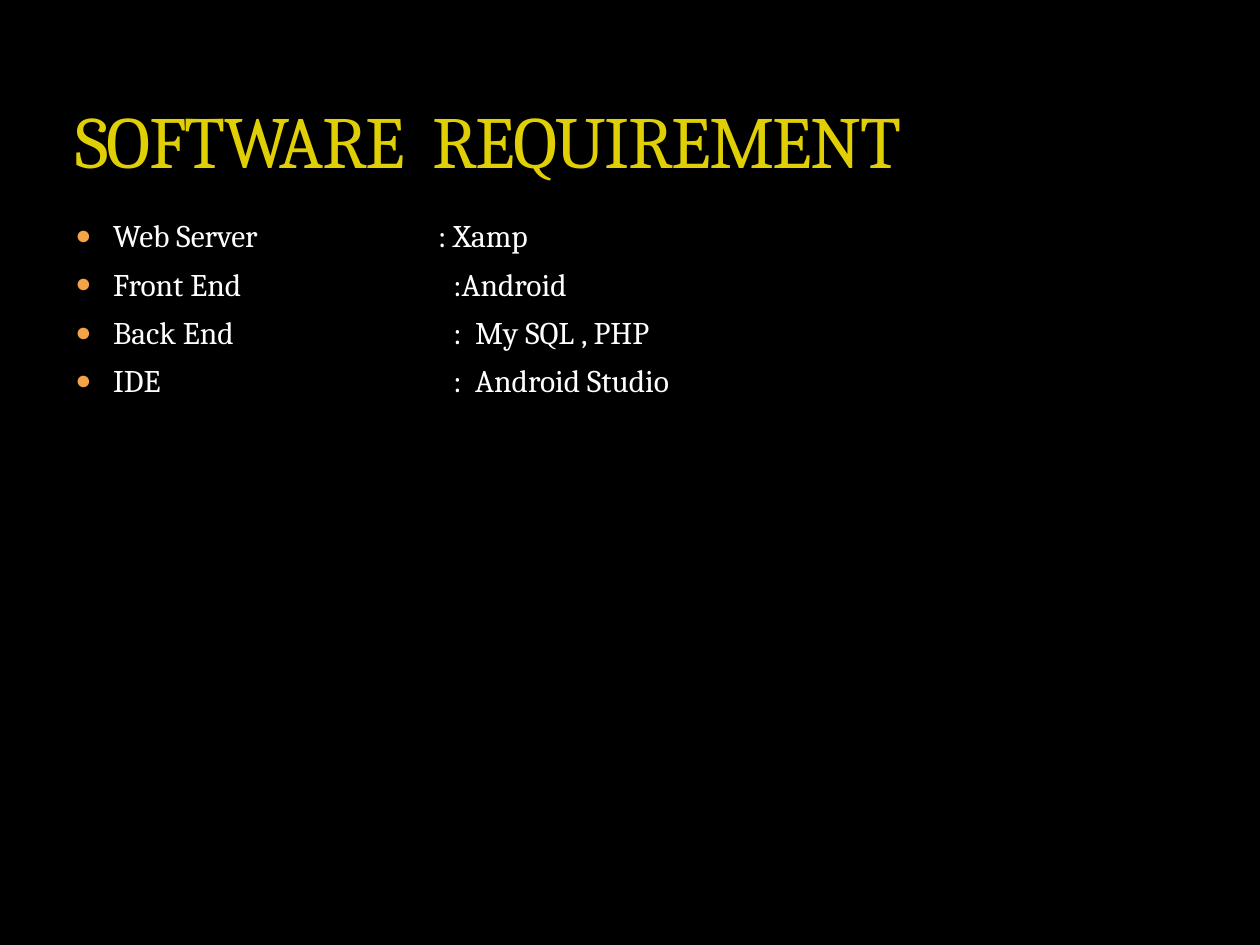
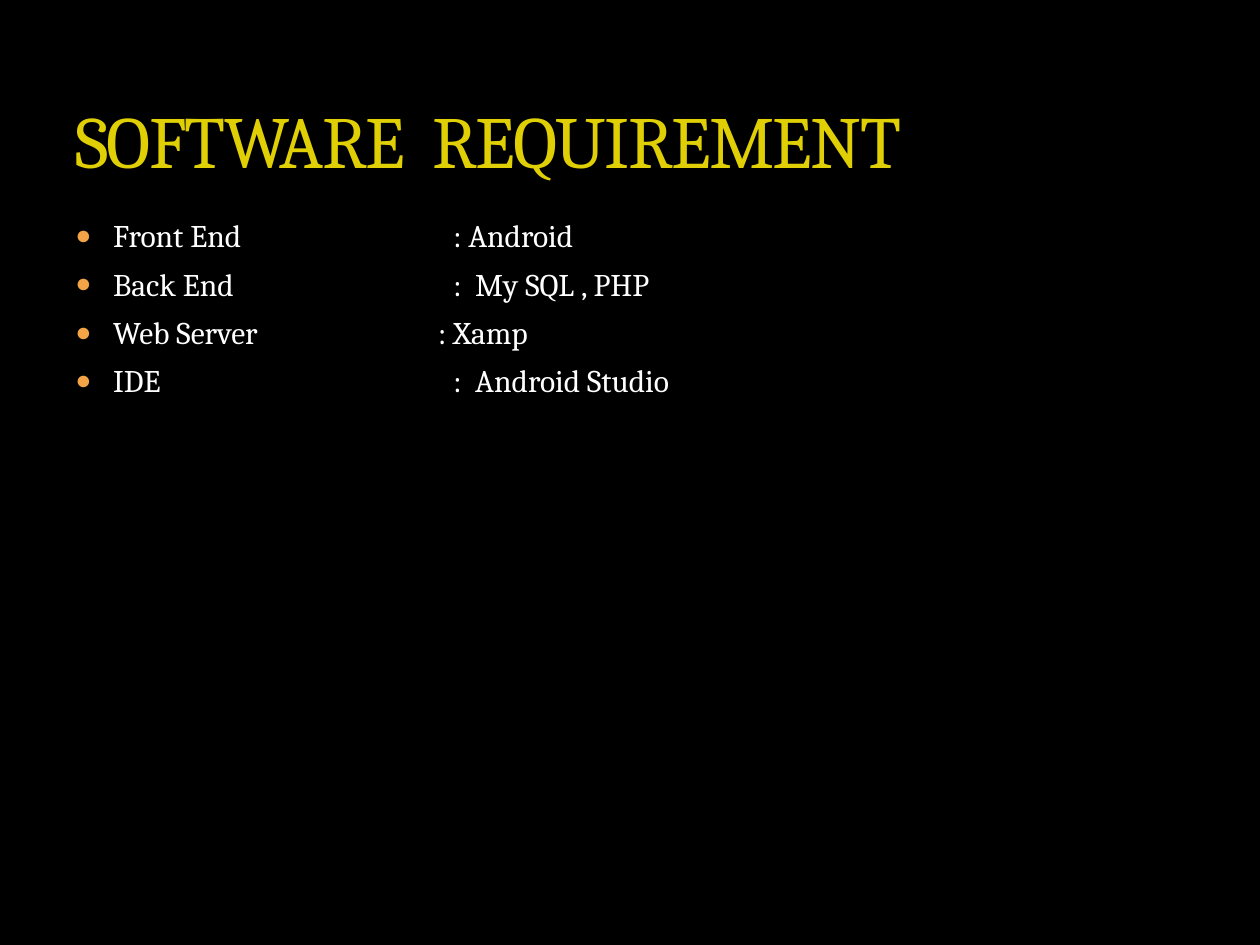
Before and after one commit to ShilpaKP/MainProject, a slide deck: slide 6 of ANGANWADI AUTOMATIONfirst.pptx. Drawn at 1260x945 pixels with LibreOffice and Linux fonts; fonts in the diff are those of the drawing; background and template pictures are left out. Boxes give left, top, right and bottom in pixels: in the first picture for what was removed or moved away, otherwise in the second. Text is boxed around its words. In the diff, an @@ line names an element or a change of style, - is before the commit and + after.

```diff
--- a/ANGANWADI AUTOMATIONfirst.pptx
+++ b/ANGANWADI AUTOMATIONfirst.pptx
@@ text at (113, 225, 649, 303): paragraphs added @@
+● Front End : Android
+● Back End : My SQL , PHP
@@ text at (113, 274, 649, 351): paragraphs removed @@
-● Front End :Android
-● Back End : My SQL , PHP
```
Also in this commit, not shown: 3 other slides changed, 9 slides added.
